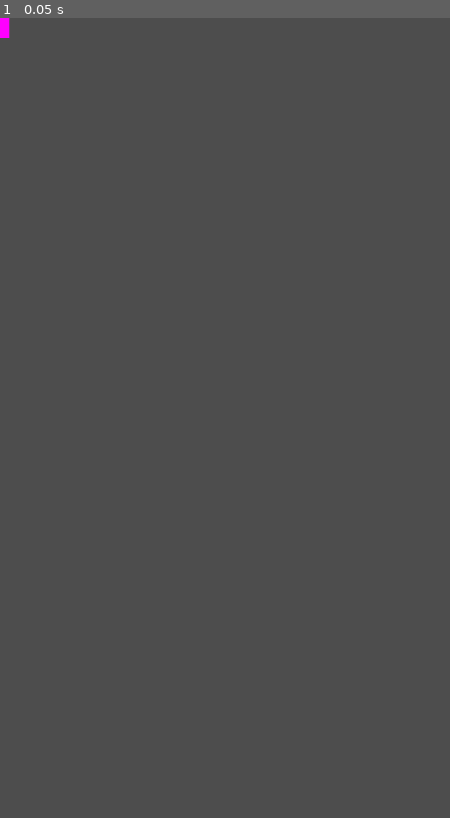
Above: before the commit, frame 1.
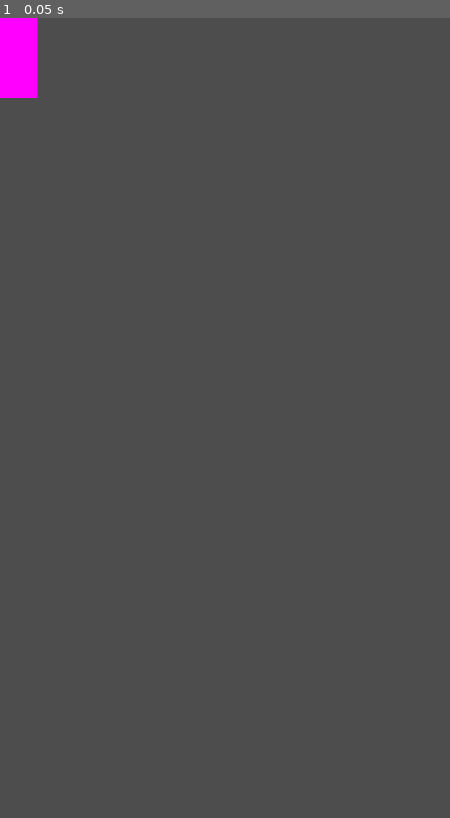
Above: after the commit, the same moment.

Repository: Undertovv/HS-GameJam_chicxulub
Game: Godot game, scene res://scenes/interactions/death.tscn
Same seed, same stepped clock (60 frames per second), same inputs: the game is played once before the commit and once after it. This scene is started directly instead of the project's main scene.
Inputs:
- Up to frame 1 (0.05 s): no input

The runs differ from the first frame. In frame 1, 0.8% of the frame differs, in the area x 0-9%, y 0-10%.

Commit message:
Update sizes

Diff:
--- a/scenes/interactions/death.tscn
+++ b/scenes/interactions/death.tscn
@@ -3,10 +3,10 @@
 [ext_resource type="Script" path="res://scripts/interactables/death_interactable.gd" id="1_j171x"]
 
 [sub_resource type="PlaceholderTexture2D" id="PlaceholderTexture2D_4dgmq"]
-size = Vector2(30, 64)
+size = Vector2(120, 256)
 
 [sub_resource type="RectangleShape2D" id="RectangleShape2D_528oh"]
-size = Vector2(30, 64)
+size = Vector2(120, 256)
 
 [node name="Death" type="Area2D"]
 monitoring = false
--- a/scenes/segment.tscn
+++ b/scenes/segment.tscn
@@ -8,7 +8,7 @@
 script = ExtResource("1_krjw4")
 
 [node name="Building" type="TileMapLayer" parent="."]
-tile_map_data = PackedByteArray("AAAAAAAAAQAAAAAAAAABAAAAAQA …(368 unchanged characters)… AAAAAAAACAAIAAQAAAAAAAAABAAIAAQAAAAAAAAABAAEAAQAAAAAAAAACAAEAAQAAAAAAAAADAAEAAQAAAAAAAAA=")
+tile_map_data = PackedByteArray("AAAAAAAAAQAAAAAAAAABAAAAAQA …(368 unchanged characters)… AAAAAAAACAAIAAQAAAAAAAAABAAIAAQAAAAAAAAACAAEAAQAAAAAAAAADAAEAAQAAAAAAAAABAAEAAQAAAAAAAAA=")
 tile_set = ExtResource("3_y4upb")
 
 [node name="Interactions" type="TileMapLayer" parent="."]
